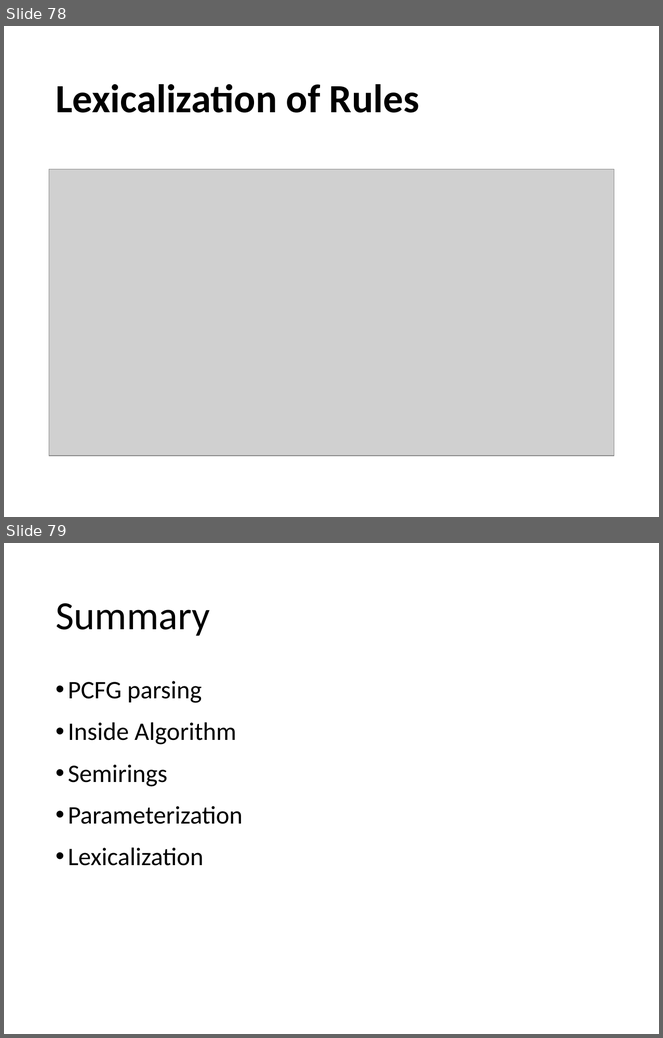
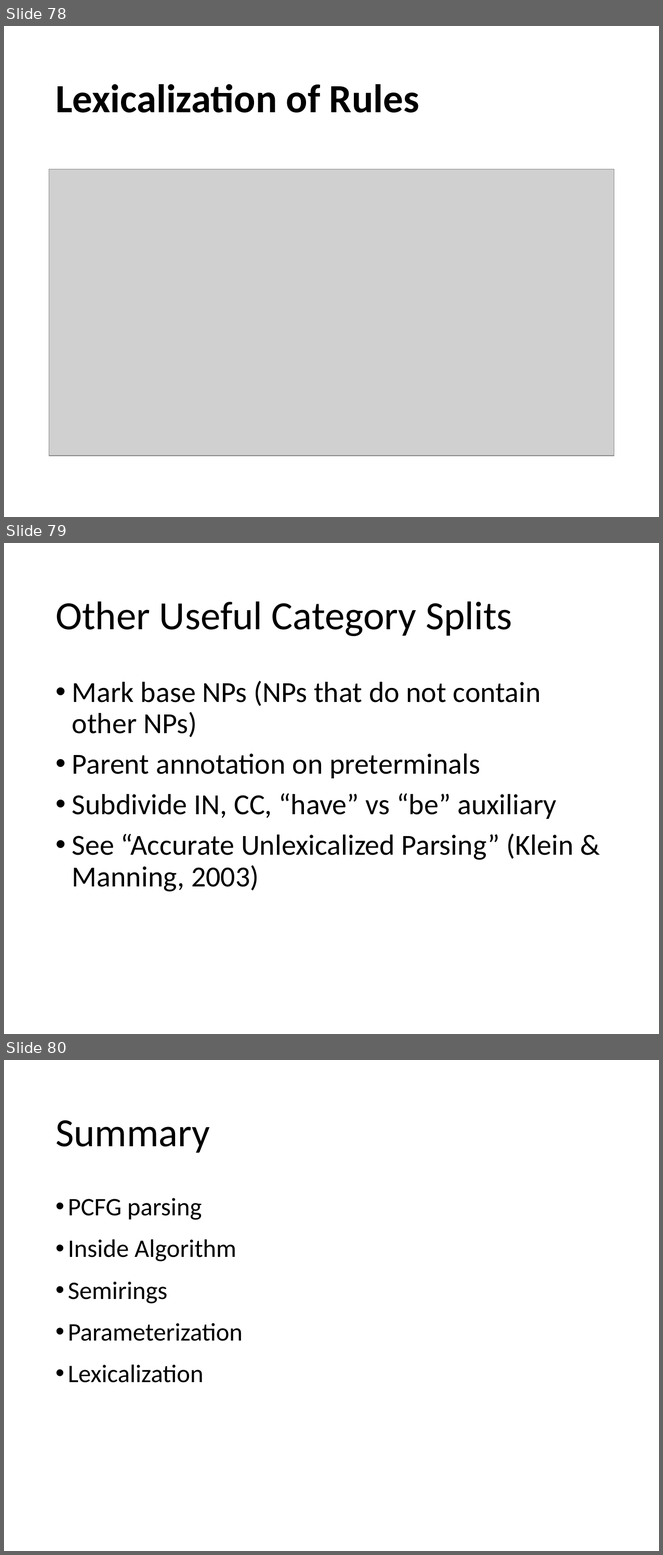
Before and after one commit to balhafni/csci_544_fa_18_slides, a slide deck: pcfg_0914.pptx. Shown one above the other, each under a label of ours: slides 78 and 79 before the commit, slides 78, 79 and 80 after it. The pictures are 663x1038 and 663x1555 pixels, drawn with LibreOffice and Linux fonts; fonts in the diff are those of the drawing; grey boxes stand for pictures. Boxes give left, top, right and bottom in pixels: in the first picture for what was removed or moved away, otherwise in the second. Text is boxed around its words. In the diff, an @@ line names an element or a change of style, - is before the commit and + after.

```diff
--- a/pcfg_0914.pptx
+++ b/pcfg_0914.pptx
@@ slide 79 added at <box>4,543,659,1034</box>, background #FFFFFF @@
@@ title added at <box>55,601,513,637</box>, 44 pt, text #000000 @@
+Other Useful Category Splits
@@ text added at <box>72,681,574,892</box>, 32 pt, text #000000 @@
+• Mark base NPs (NPs that do not contain other NPs)
+• Parent annotation on preterminals
+• Subdivide IN, CC, “have” vs “be” auxiliary
+• See “Accurate Unlexicalized Parsing” (Klein & Manning, 2003)
@@ what was slide 79 is now slide 80 @@
```
Also in this commit, not shown: 7 slides changed.
